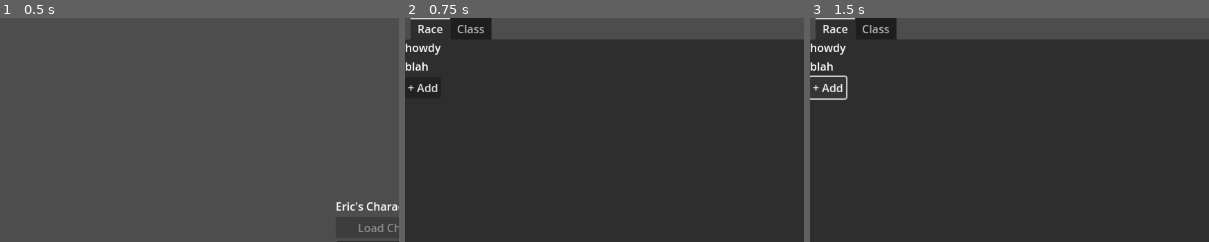
Above: before the commit, frames 1-3 (left to right).
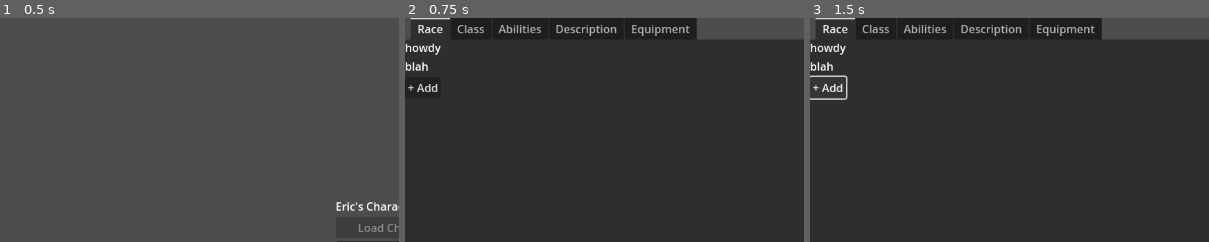
Above: after the commit, the same moments.

Repository: eodomo/Eric-s-Character-Creator
Game: Godot game, scene res://Scenes/main_menu.tscn
The game is run twice, just before and just after one commit, with the same random seed, the same clock (stepped at 60 frames per second) and the same inputs.
Inputs:
- Up to frame 1 (0.5 s): no input
- Up to frame 2 (0.75 s): click "New Character" at 0.5 s
- Up to frame 3 (1.5 s): click "+ Add" at 1.25 s
The pictures show only the part of the screen within x 0-50%, y 0-50%; the shares and areas given below are measured in that part.

Frame 1 is identical in both runs. In frame 2, 4.5% of the frame differs, in the area x 21-74%, y 0-10%; in frame 3, 4.5%.

Commit message:
create ability score tab on new character screen

Diff:
--- a/Scenes/new_character.tscn
+++ b/Scenes/new_character.tscn
@@ -23,8 +23,10 @@
 [node name="TabContainer" type="TabContainer" parent="VBoxContainer"]
 layout_mode = 2
 size_flags_vertical = 3
+current_tab = 2
 
 [node name="Race" type="HBoxContainer" parent="VBoxContainer/TabContainer"]
+visible = false
 layout_mode = 2
 alignment = 1
 
@@ -71,6 +73,89 @@
 text = "darn
 "
 
+[node name="Abilities" type="CenterContainer" parent="VBoxContainer/TabContainer"]
+layout_mode = 2
+
+[node name="GridContainer" type="GridContainer" parent="VBoxContainer/TabContainer/Abilities"]
+layout_mode = 2
+columns = 3
+
+[node name="STRVBoxContainer" type="VBoxContainer" parent="VBoxContainer/TabContainer/Abilities/GridContainer"]
+layout_mode = 2
+
+[node name="Label" type="Label" parent="VBoxContainer/TabContainer/Abilities/GridContainer/STRVBoxContainer"]
+layout_mode = 2
+text = "Strength
+"
+
+[node name="SpinBox" type="SpinBox" parent="VBoxContainer/TabContainer/Abilities/GridContainer/STRVBoxContainer"]
+layout_mode = 2
+max_value = 20.0
+value = 9.0
+alignment = 1
+
+[node name="ModifierLabel" type="Label" parent="VBoxContainer/TabContainer/Abilities/GridContainer/STRVBoxContainer"]
+layout_mode = 2
+text = "Modifier: "
+
+[node name="RacialLabel" type="Label" parent="VBoxContainer/TabContainer/Abilities/GridContainer/STRVBoxContainer"]
+layout_mode = 2
+text = "Racial Bonus: "
+
+[node name="AbilityImprovementsLabel" type="Label" parent="VBoxContainer/TabContainer/Abilities/GridContainer/STRVBoxContainer"]
+layout_mode = 2
+text = "Ability Improvements: "
+
+[node name="DEXVBoxContainer" type="VBoxContainer" parent="VBoxContainer/TabContainer/Abilities/GridContainer"]
+layout_mode = 2
+
+[node name="DEXLabel" type="Label" parent="VBoxContainer/TabContainer/Abilities/GridContainer/DEXVBoxContainer"]
+layout_mode = 2
+text = "Dexterity
+"
+
+[node name="DEXSpinBox" type="SpinBox" parent="VBoxContainer/TabContainer/Abilities/GridContainer/DEXVBoxContainer"]
+layout_mode = 2
+max_value = 20.0
+value = 9.0
+alignment = 1
+
+[node name="CONVBoxContainer" type="VBoxContainer" parent="VBoxContainer/TabContainer/Abilities/GridContainer"]
+layout_mode = 2
+
+[node name="CONLabel" type="Label" parent="VBoxContainer/TabContainer/Abilities/GridContainer/CONVBoxContainer"]
+layout_mode = 2
+text = "Constitution
+"
+
+[node name="CONSpinBox" type="SpinBox" parent="VBoxContainer/TabContainer/Abilities/GridContainer/CONVBoxContainer"]
+layout_mode = 2
+max_value = 20.0
+value = 9.0
+alignment = 1
+
+[node name="WISVBoxContainer" type="VBoxContainer" parent="VBoxContainer/TabContainer/Abilities/GridContainer"]
+layout_mode = 2
+
+[node name="WISLabel" type="Label" parent="VBoxContainer/TabContainer/Abilities/GridContainer/WISVBoxContainer"]
+layout_mode = 2
+text = "Constitution
+"
+
+[node name="WISSpinBox" type="SpinBox" parent="VBoxContainer/TabContainer/Abilities/GridContainer/WISVBoxContainer"]
+layout_mode = 2
+max_value = 20.0
+value = 9.0
+alignment = 1
+
+[node name="Description" type="ScrollContainer" parent="VBoxContainer/TabContainer"]
+visible = false
+layout_mode = 2
+
+[node name="Equipment" type="ScrollContainer" parent="VBoxContainer/TabContainer"]
+visible = false
+layout_mode = 2
+
 [node name="HBoxContainer" type="HBoxContainer" parent="VBoxContainer"]
 layout_mode = 2
 alignment = 1
--- a/Scripts/_skills.gd
+++ /dev/null
@@ -1,22 +0,0 @@
-extends Node
-
-enum Skills {
-    ACROBATICS,
-    ANIMAL_HANDLING,
-    ARCANA,
-    ATHLETICS,
-    DECEPTION,
-    HISTORY,
-    INSIGHT,
-    INTIMIDATION,
-    INVESTIGATION,
-    MEDICINE,
-    NATURE,
-    PERCEPTION,
-    PERFORMANCE,
-    PERSUASION,
-    RELIGION,
-    SLEIGHT_OF_HAND,
-    STEALTH,
-    SURVIVAL
-}
--- a/Scripts/_stats.gd
+++ b/Scripts/_stats.gd
@@ -8,3 +8,24 @@
     WIS,
     CHA
 }
+
+enum Skills {
+    ACROBATICS,
+    ANIMAL_HANDLING,
+    ARCANA,
+    ATHLETICS,
+    DECEPTION,
+    HISTORY,
+    INSIGHT,
+    INTIMIDATION,
+    INVESTIGATION,
+    MEDICINE,
+    NATURE,
+    PERCEPTION,
+    PERFORMANCE,
+    PERSUASION,
+    RELIGION,
+    SLEIGHT_OF_HAND,
+    STEALTH,
+    SURVIVAL
+}
--- a/Scripts/character.gd
+++ b/Scripts/character.gd
@@ -3,8 +3,58 @@
 var name: String
 var character_classes: Array = [CharacterClass]
 var race : Race
-var base_stats : Dictionary
-var skill_proficiencies: Dictionary
+var ability_scores : Dictionary
+var skill_proficiencies: Array = [Stats.Skills]
 var known_spells: Array = [Spell]
 var max_spell_slots: int
 var available_spell_slots : int
+
+func set_default_ability_scores() -> void:
+    ability_scores = {
+        Stats.AbilityScore.STR: {
+            "name": "Strength",
+            "base_value": 10,
+            "racial_modifiers": 0,
+            "ability_improvements": 0,
+            "misc_bonus": 0
+        },
+        Stats.AbilityScore.DEX: {
+            "name": "Strength",
+            "base_value": 10,
+            "racial_modifiers": 0,
+            "ability_improvements": 0,
+            "misc_bonus": 0
+        },
+        Stats.AbilityScore.CON: {
+            "name": "Strength",
+            "base_value": 10,
+            "racial_modifiers": 0,
+            "ability_improvements": 0,
+            "misc_bonus": 0
+        },
+        Stats.AbilityScore.INT: {
+            "name": "Strength",
+            "base_value": 10,
+            "racial_modifiers": 0,
+            "ability_improvements": 0,
+            "misc_bonus": 0
+        },
+        Stats.AbilityScore.WIS: {
+            "name": "Strength",
+            "base_value": 10,
+            "racial_modifiers": 0,
+            "ability_improvements": 0,
+            "misc_bonus": 0
+        },
+        Stats.AbilityScore.CHA: {
+            "name": "Strength",
+            "base_value": 10,
+            "racial_modifiers": 0,
+            "ability_improvements": 0,
+            "misc_bonus": 0
+        }
+    }
+
+func _ready() -> void:
+    if ability_scores == null:
+        set_default_ability_scores()
--- a/Scripts/new_character.gd
+++ b/Scripts/new_character.gd
@@ -1,5 +1,9 @@
 extends Control
 
+var character: Character
+
+func _ready() -> void:
+    character = Character.new()
 
 func _on_back_button_pressed() -> void:
     var main_menu_scene: PackedScene = load("res://Scenes/main_menu.tscn")
--- a/project.godot
+++ b/project.godot
@@ -18,7 +18,6 @@
 [autoload]
 
 Stats="*res://Scripts/_stats.gd"
-Skills="*res://Scripts/_skills.gd"
 
 [debug]
 
